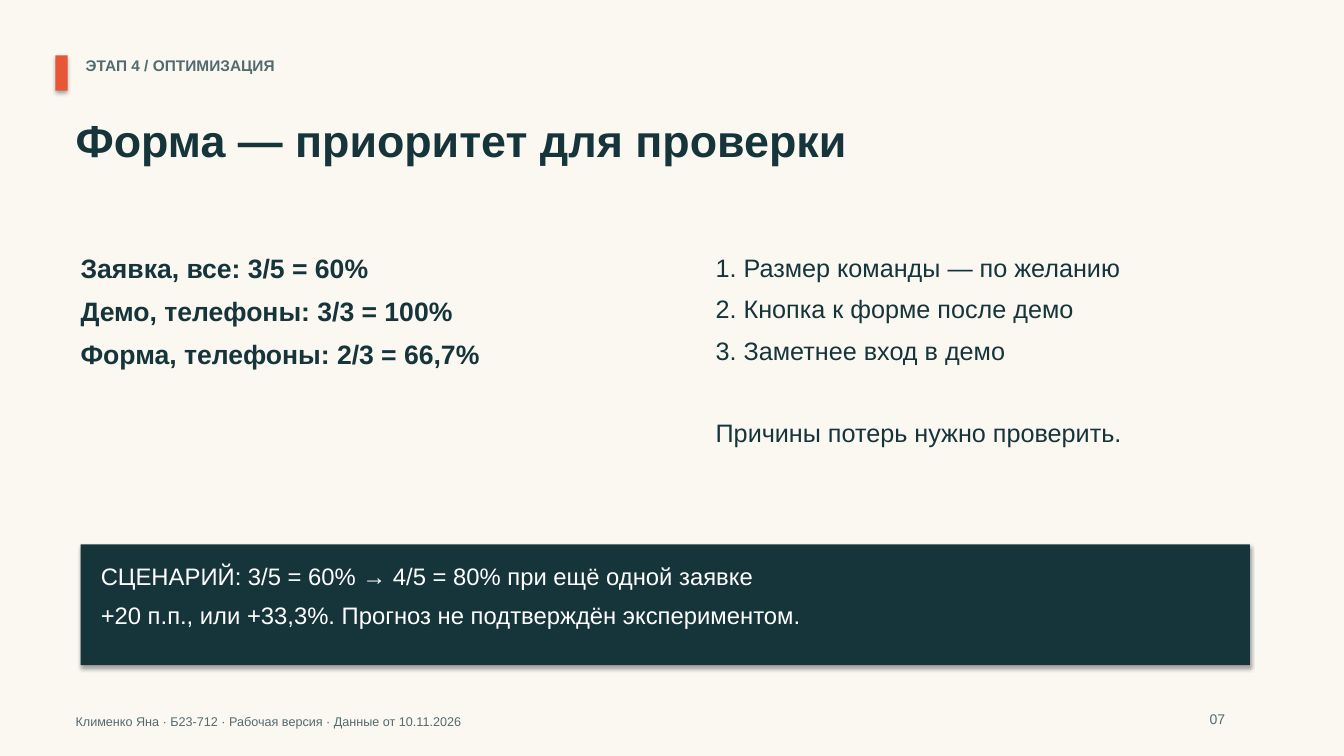
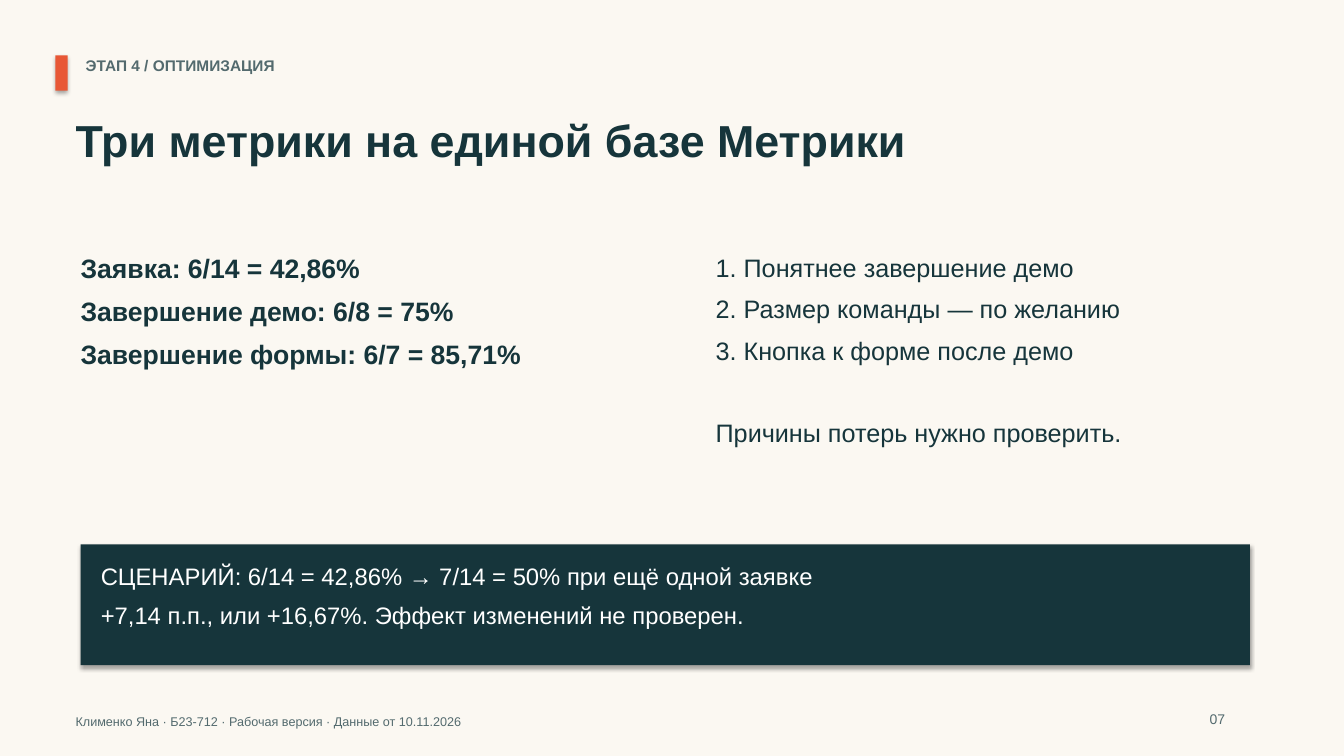
Before and after one commit to indolentmenace/hubspot-lab3, a slide deck: slide 7 of materials/LR3_HubSpot_presentation.pptx. Drawn at 1344x756 pixels with LibreOffice and Linux fonts; fonts in the diff are those of the drawing. Boxes give left, top, right and bottom in pixels: in the first picture for what was removed or moved away, otherwise in the second. Text is boxed around its words. In the diff, an @@ line names an element or a change of style, - is before the commit and + after.

```diff
--- a/materials/LR3_HubSpot_presentation.pptx
+++ b/materials/LR3_HubSpot_presentation.pptx
@@ text at bbox=[76, 123, 905, 166]: text changed @@
-Форма — приоритет для проверки
+Три метрики на единой базе Метрики
@@ text at bbox=[81, 258, 521, 370]: text changed @@
-Заявка, все: 3/5 = 60%
-Демо, телефоны: 3/3 = 100%
-Форма, телефоны: 2/3 = 66,7%
+Заявка: 6/14 = 42,86%
+Завершение демо: 6/8 = 75%
+Завершение формы: 6/7 = 85,71%
@@ text at bbox=[716, 259, 1120, 365]: text changed @@
-1. Размер команды — по желанию
-2. Кнопка к форме после демо
-3. Заметнее вход в демо
+1. Понятнее завершение демо
+2. Размер команды — по желанию
+3. Кнопка к форме после демо
@@ text at bbox=[101, 566, 813, 629]: text changed @@
-СЦЕНАРИЙ: 3/5 = 60% → 4/5 = 80% при ещё одной заявке
-+20 п.п., или +33,3%. Прогноз не подтверждён экспериментом.
+СЦЕНАРИЙ: 6/14 = 42,86% → 7/14 = 50% при ещё одной заявке
++7,14 п.п., или +16,67%. Эффект изменений не проверен.
```
Also in this commit, not shown: 2 other slides changed, 5 other files.
